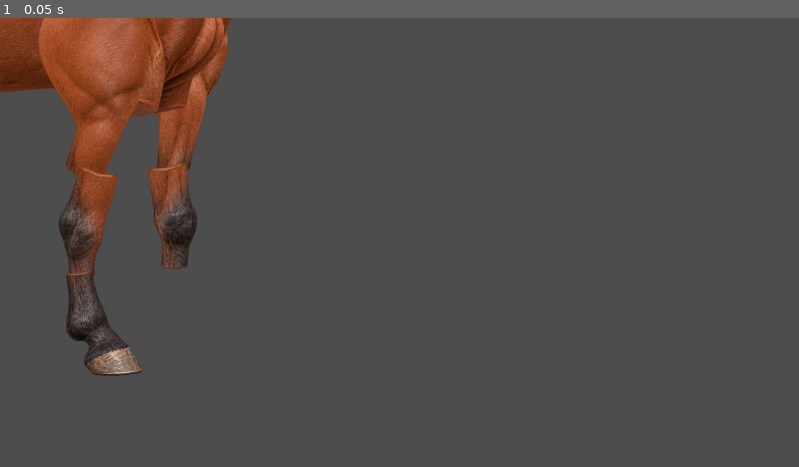
Above: before the commit, frame 1.
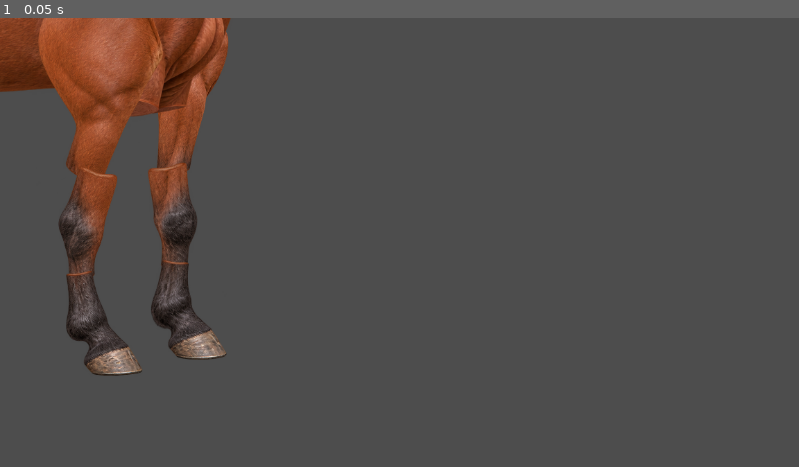
Above: after the commit, the same moment.

Repository: marceldubrig-hash/Pferd-und-Steve
Game: Godot game, scene res://scenes/horse_cutout_rig.tscn
The game is run twice, just before and just after one commit, with the same random seed, the same clock (stepped at 60 frames per second) and the same inputs. This scene is started directly instead of the project's main scene.
Inputs:
- Up to frame 1 (0.05 s): no input

The runs differ from the first frame. In frame 1, 0.7% of the frame differs, in the area x 18-29%, y 53-77%.

Commit message:
Attach hoof segment to front far leg

Diff:
--- a/scenes/horse_cutout_rig.tscn
+++ b/scenes/horse_cutout_rig.tscn
@@ -25,6 +25,10 @@
 [sub_resource type="AtlasTexture" id="AtlasTexture_front_right_lower"]
 atlas = ExtResource("5_front_sheet")
 region = Rect2(767, 675, 143, 309)
+
+[sub_resource type="AtlasTexture" id="AtlasTexture_front_right_hoof"]
+atlas = ExtResource("5_front_sheet")
+region = Rect2(766, 1007, 220, 289)
 
 [node name="HorseCutoutRig" type="Node2D"]
 
@@ -107,8 +111,11 @@
 texture = SubResource("AtlasTexture_front_right_lower")
 
 [node name="HoofPivot" type="Node2D" parent="FrontFar/Upper/LowerPivot/Lower"]
+position = Vector2(4.488, 140.352)
 
 [node name="Hoof" type="Sprite2D" parent="FrontFar/Upper/LowerPivot/Lower/HoofPivot"]
+position = Vector2(41.127, 131.459)
+texture = SubResource("AtlasTexture_front_right_hoof")
 
 [node name="HeadPivot" type="Node2D" parent="."]
 position = Vector2(321.171, -194.253)
Not shown: 1 places in scenes/horse_cutout_rig.tscn that only renumber resources
